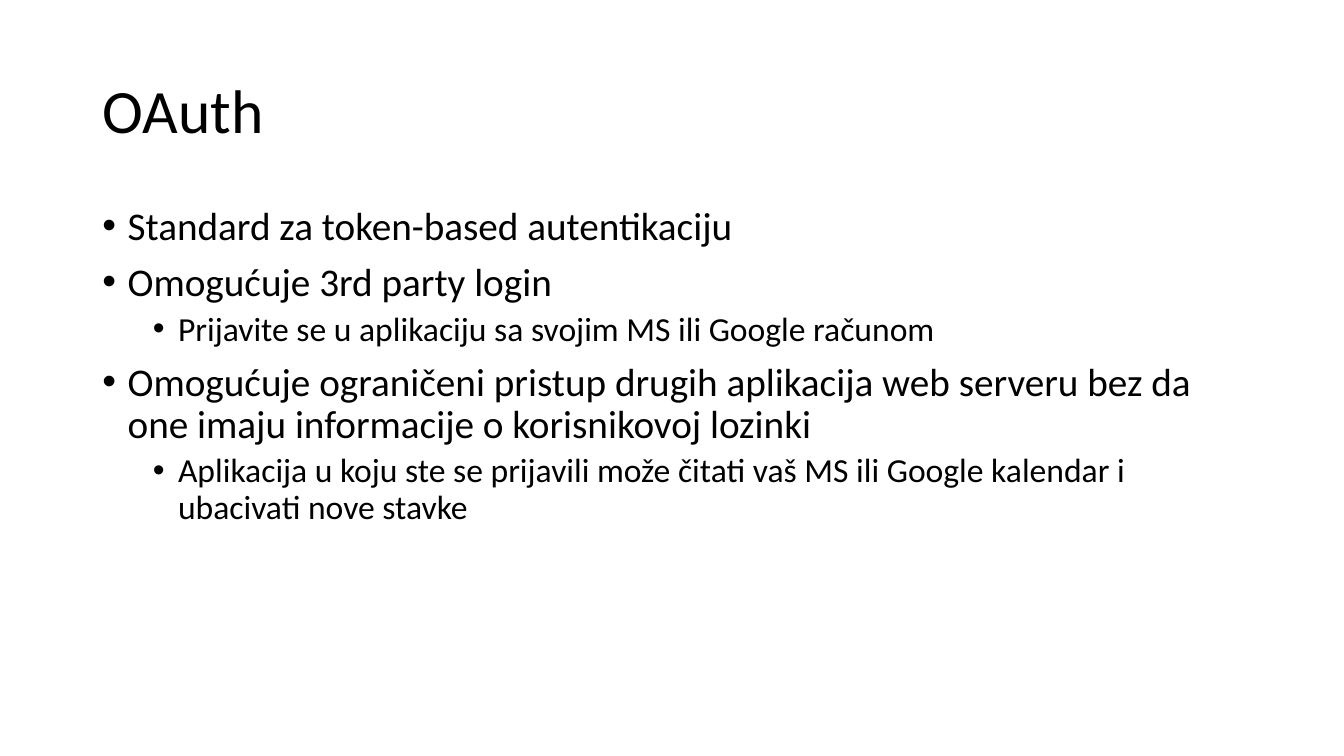
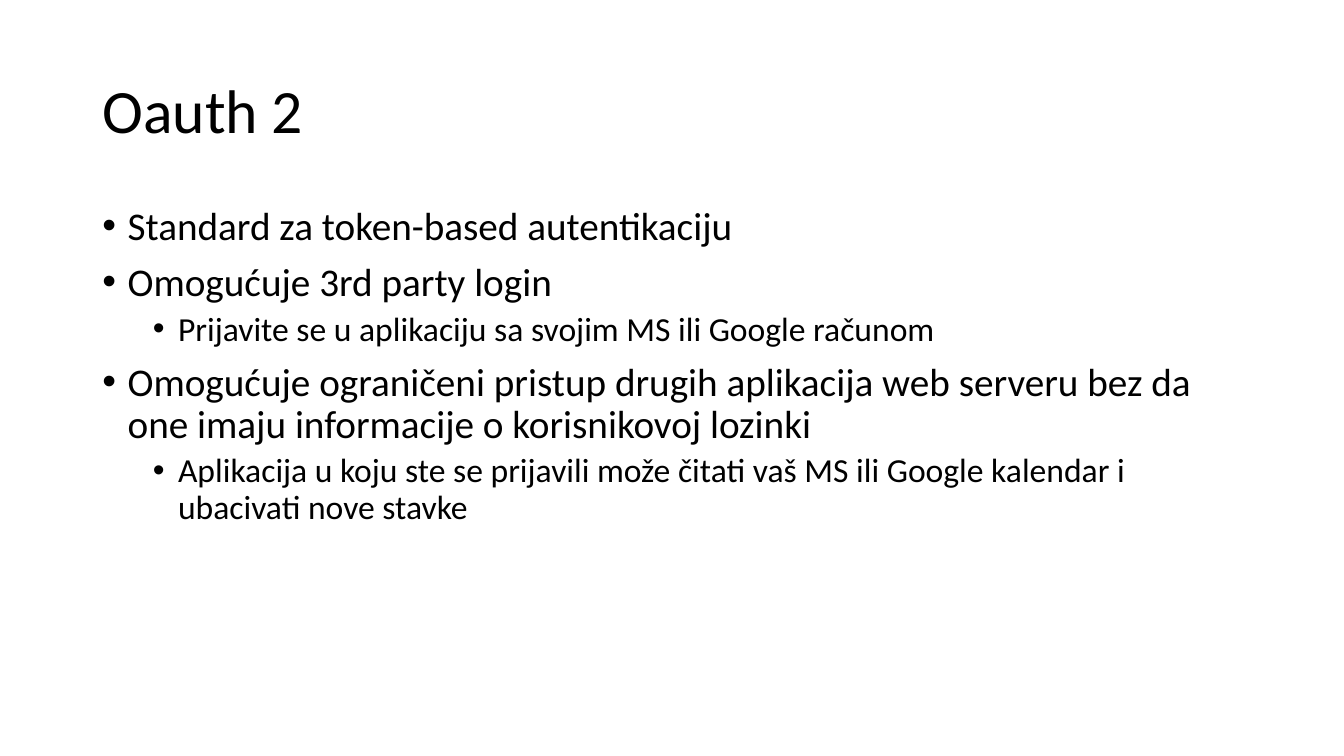
Before and after one commit to mmssniper/angular-workshop, a slide deck: slide 15 of prezentacije/1-1 Uvod i SPA aplikacije.pptx. Drawn at 1344x756 pixels with LibreOffice and Linux fonts; fonts in the diff are those of the drawing. Boxes give left, top, right and bottom in pixels: in the first picture for what was removed or moved away, otherwise in the second. Text is boxed around its words. In the diff, an @@ line names an element or a change of style, - is before the commit and + after.

```diff
--- a/prezentacije/1-1 Uvod i SPA aplikacije.pptx
+++ b/prezentacije/1-1 Uvod i SPA aplikacije.pptx
@@ title at bbox=[102, 90, 303, 134]: text changed @@
-OAuth
+Oauth 2
```
Also in this commit, not shown: 1 slide added, 1 slide removed, 2 other files.
